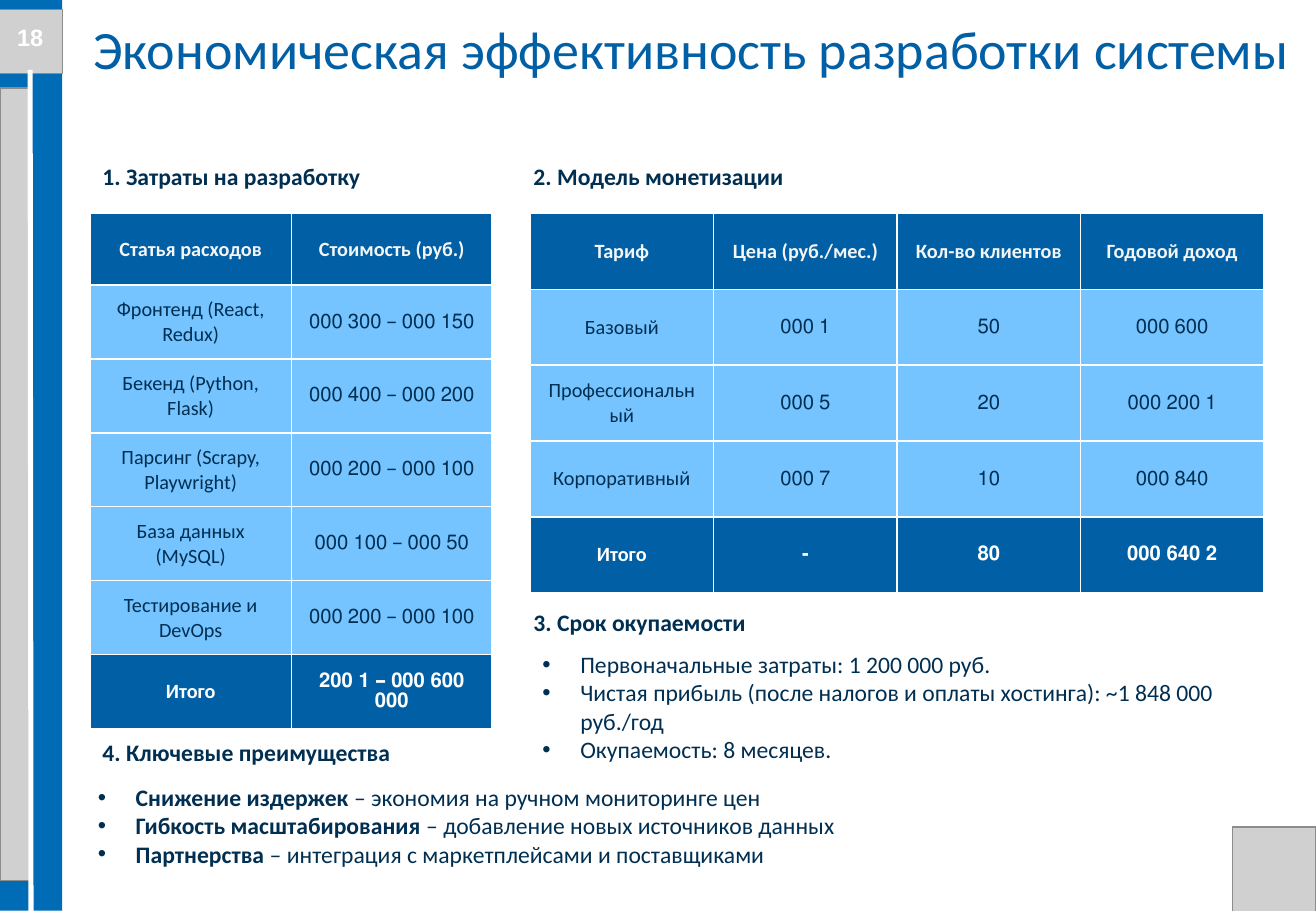
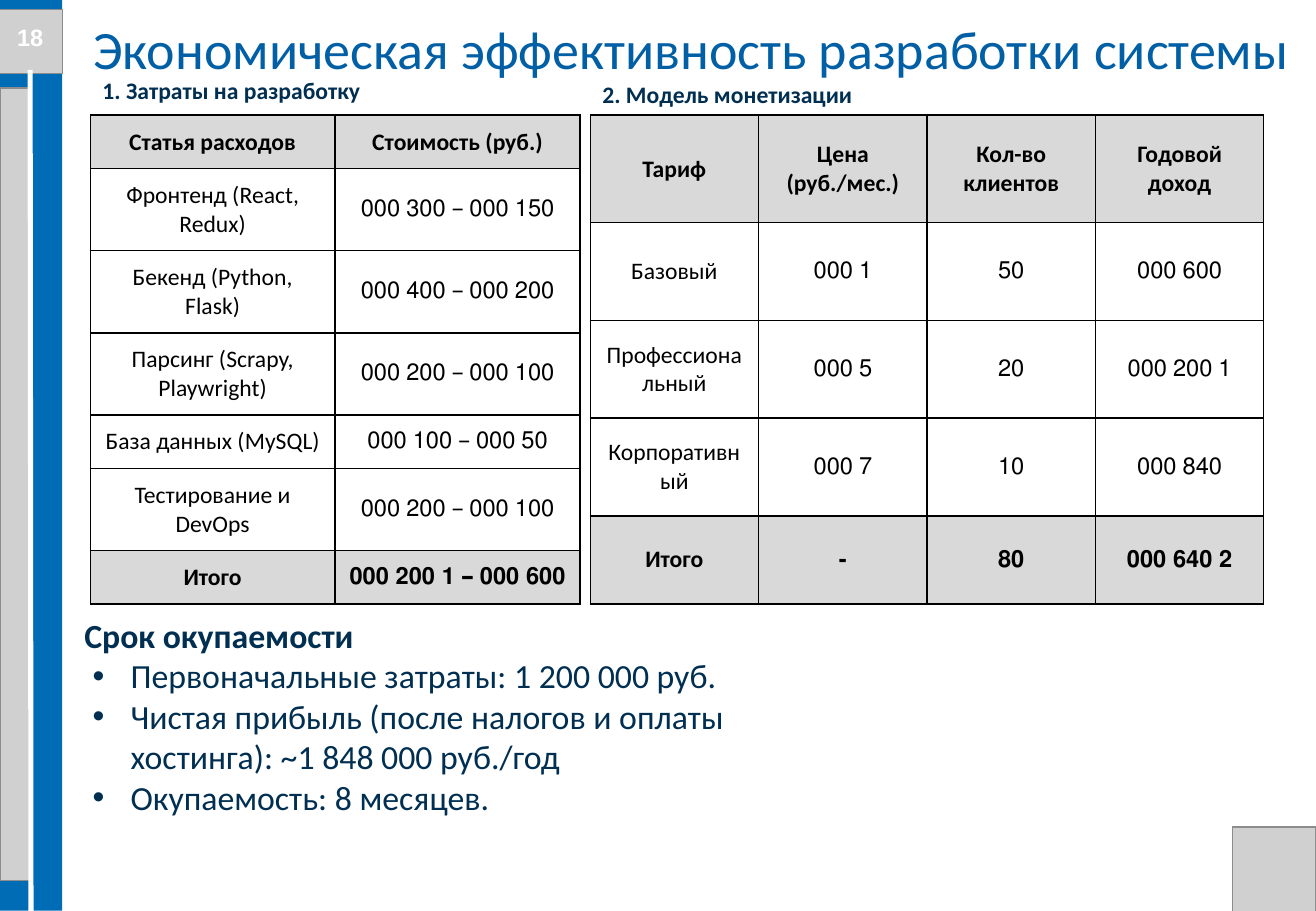
Before and after one commit to Evgenij1234/Diplom-work, a slide deck: slide 18 of Documents/Презентация диплома Семенов Е.А. БПЦ 21-01.pptx. Drawn at 1316x911 pixels with LibreOffice and Linux fonts; fonts in the diff are those of the drawing; grey boxes stand for pictures; background and template pictures are left out. Boxes give left, top, right and bottom in pixels: in the first picture for what was removed or moved away, otherwise in the second. Text is boxed around its words. In the diff, an @@ line names an element or a change of style, - is before the commit and + after.

```diff
--- a/Documents/Презентация диплома Семенов Е.А. БПЦ 21-01.pptx
+++ b/Documents/Презентация диплома Семенов Е.А. БПЦ 21-01.pptx
@@ text "1. Затраты на разработку": place and size @@
-text "1. Затраты на разработку" at (102, 168, 360, 189)
+text "1. Затраты на разработку" at (102, 82, 360, 103)
@@ text "2. Модель монетизации": place and size @@
-text "2. Модель монетизации" at (533, 169, 783, 189)
+text "2. Модель монетизации" at (602, 87, 852, 107)
@@ table at (90, 115, 578, 605) @@
@@ fill #005FA5 to #D9D9D9 in 4 cells @@
@@ fill #75C4FF to #FFFFFF in 10 cells @@
@@ size 12 to 14 pt @@
@@ text colour #F5F5F5 to #000000 in "Статья расходов", "Стоимость (руб.)" @@
@@ text colour #003052 to #000000 in "Фронтенд (React, Redux)", "150 000 – 300 000", "Бекенд (Python, Flask)", "200 000 – 400 000" and 6 more places @@
@@ text colour #FFFFFF to #000000 in "Итого", "600 000 – 1 200 000" @@
@@ borders changed @@
@@ table: place and size @@
-table at (90, 214, 491, 727)
+table at (90, 115, 578, 605)
@@ table at (591, 115, 1266, 604) @@
@@ fill #005FA5 to #D9D9D9 in 8 cells @@
@@ fill #75C4FF to #FFFFFF in 12 cells @@
@@ size 12 to 14 pt @@
@@ text colour #F5F5F5 to #000000 in "Тариф", "Цена (руб./мес.)", "Кол-во клиентов", "Годовой доход" @@
@@ text colour #003052 to #000000 in "Базовый", "1 000", "50", "600 000" and 8 more places @@
@@ text colour #FFFFFF to #000000 in "Итого", "-", "80", "2 640 000" @@
@@ borders changed @@
@@ table: place and size @@
-table at (531, 214, 1265, 593)
+table at (591, 115, 1266, 604)
@@ text at (84, 626, 354, 654): text changed; size 14 to 20 pt @@
-3. Срок окупаемости
+Срок окупаемости
@@ text "Первоначальные затраты: 1 200 000 ...": place and size @@
-text "Первоначальные затраты: 1 200 000 ..." at (580, 657, 1212, 762)
+text "Первоначальные затраты: 1 200 000 ..." at (131, 665, 723, 816)
@@ text "Первоначальные затраты: 1 200 000 ..." at (131, 665, 723, 816): size 14 to 20 pt @@
@@ text removed at (102, 745, 390, 765) @@
-4. Ключевые преимущества
@@ text removed at (136, 790, 834, 867) @@
-• Снижение издержек – экономия на ручном мониторинге цен
-• Гибкость масштабирования – добавление новых источников данных
-• Партнерства – интеграция с маркетплейсами и поставщиками
```
Also in this commit, not shown: 13 other slides changed, 6 other files.
